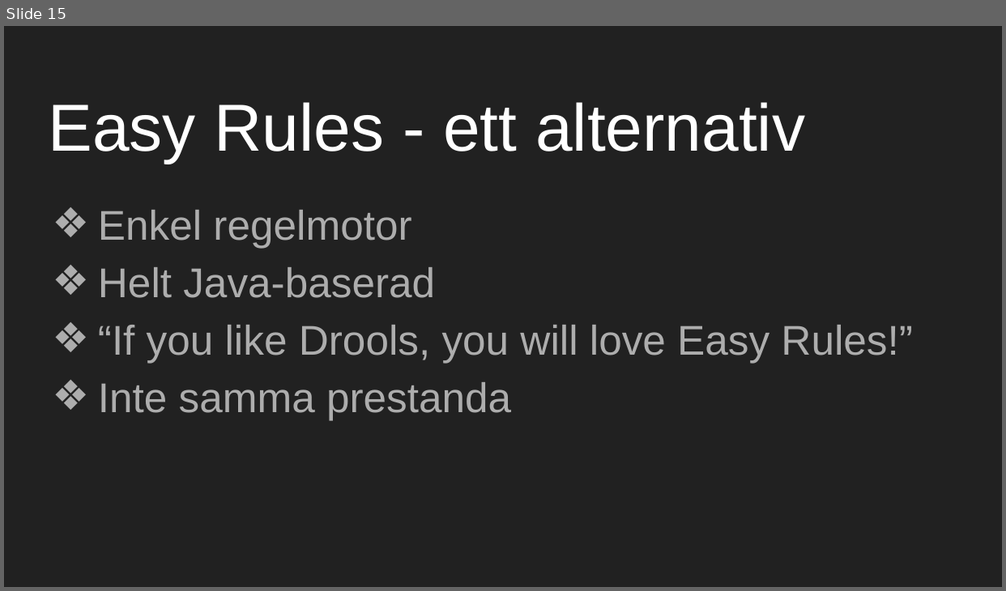
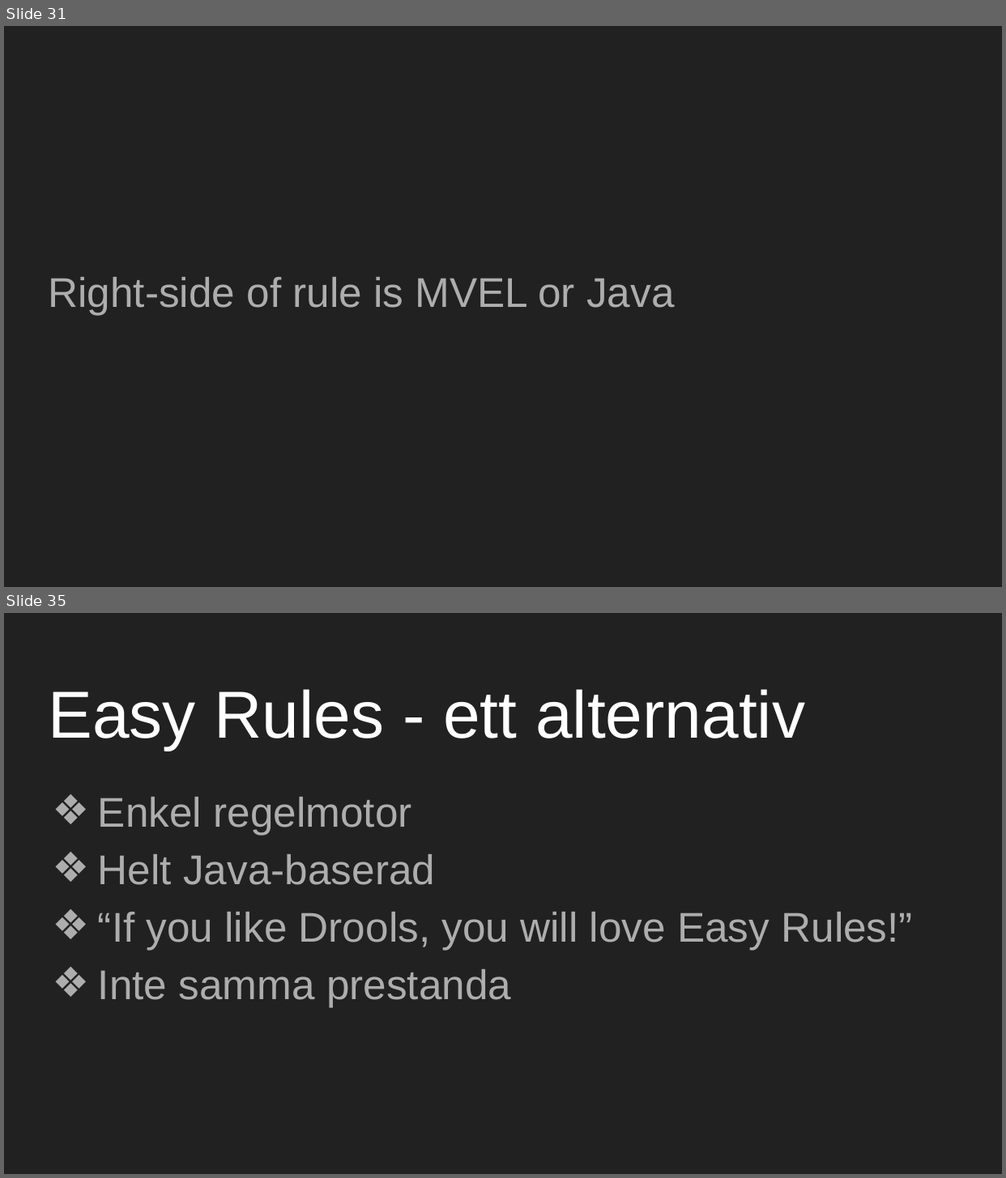
Before and after one commit to mejsla/stepup-drools-2019, a slide deck: docs/Regelmotorer.pptx. Shown one above the other, each under a label of ours: slide 15 before the commit, slides 31 and 35 after it; the slides between them are not shown. The pictures are 1006x591 and 1006x1178 pixels, drawn with LibreOffice and Linux fonts; fonts in the diff are those of the drawing. Boxes give left, top, right and bottom in pixels: in the first picture for what was removed or moved away, otherwise in the second. Text is boxed around its words. In the diff, an @@ line names an element or a change of style, - is before the commit and + after.

```diff
--- a/docs/Regelmotorer.pptx
+++ b/docs/Regelmotorer.pptx
@@ slide 31 added at <box>4,26,1002,587</box>, background #212121 @@
@@ text added at <box>48,277,674,315</box>, 30 pt, text #ADADAD @@
+Right-side of rule is MVEL or Java
@@ what was slide 15 is now slide 35 @@
```
Also in this commit, not shown: 3 slides changed, 20 other slides added, 1 slide removed.
